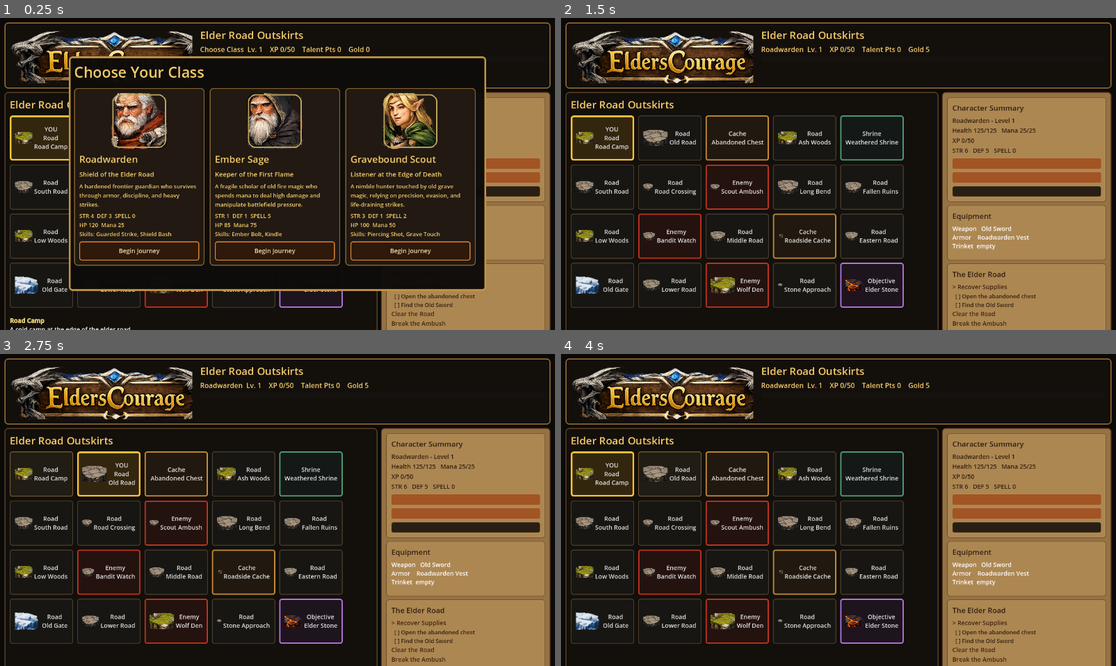
Above: before the commit, frames 1-4 (two rows, left to right).
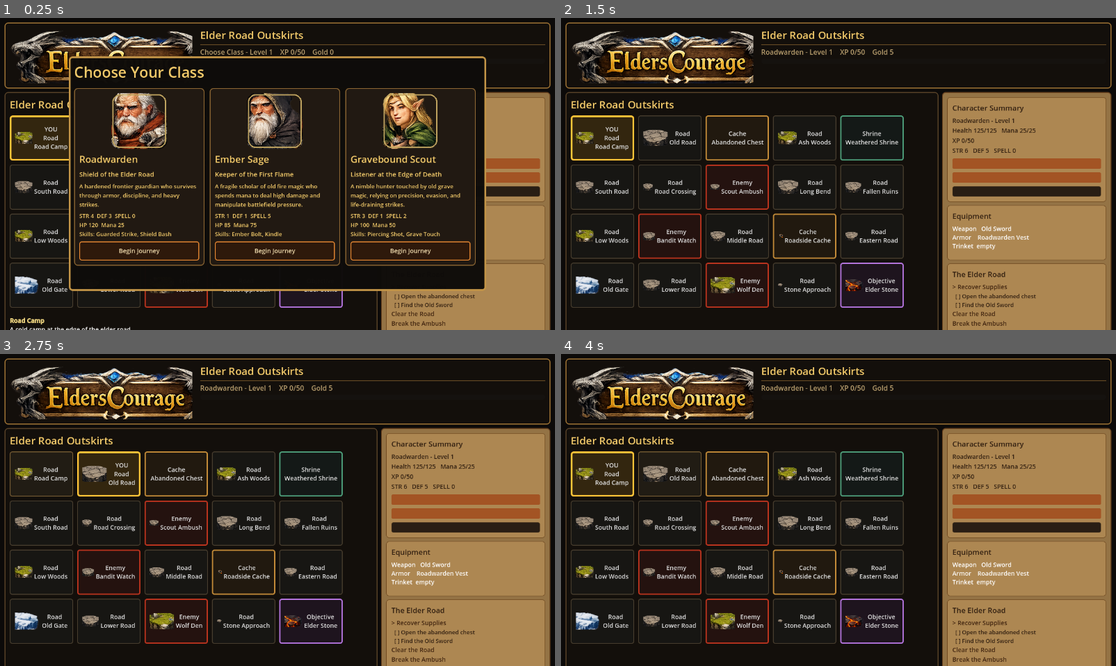
Above: after the commit, the same moments.

Repository: dshills/EldersCourage
Game: Godot game, scene res://scenes/phase3/ElderRoadOutskirts.tscn
Two runs of this game, one before a commit and one after it. Both use one fixed random seed, a clock stepped at 60 frames per second and the inputs below.
Inputs:
- Up to frame 1 (0.25 s): no input
- Up to frame 2 (1.5 s): click "Begin Journey" at 0.5 s; click "YOU Road Road Camp" at 1.25 s
- Up to frame 3 (2.75 s): click "Road Old Road" at 2 s
- Up to frame 4 (4 s): click "Road Road Camp" at 2.75 s; click "Cache Abandoned Chest" at 3.5 s

The runs differ from the first frame. In frame 1, 0.5% of the frame differs, in the area x 36-99%, y 8-12%; in frame 2, 0.5%; in frame 3, 0.5%; in frame 4, 0.5%.

Commit message:
Polish phase 7 header layout

Diff:
--- a/game/scripts/phase3/elder_road_outskirts.gd
+++ b/game/scripts/phase3/elder_road_outskirts.gd
@@ -144,8 +144,13 @@
 	header_zone_label = _gold_label("")
 	header_zone_label.add_theme_font_size_override("font_size", UITheme.FONT_HEADER)
 	stack.add_child(header_zone_label)
+	var divider := ColorRect.new()
+	divider.color = Color(0.58, 0.43, 0.20, 0.65)
+	divider.custom_minimum_size = Vector2(0, 2)
+	stack.add_child(divider)
 	header_meta_label = _gold_label("")
 	header_meta_label.add_theme_font_size_override("font_size", 16)
+	header_meta_label.add_theme_color_override("font_color", UITheme.color("text_secondary"))
 	stack.add_child(header_meta_label)
 	header_xp_bar = ProgressBar.new()
 	header_xp_bar.custom_minimum_size = Vector2(360, 12)
@@ -419,12 +424,11 @@
 func _refresh_header() -> void:
 	var vm: Dictionary = UIViewModels.get_header_view_model(state)
 	header_zone_label.text = str(vm.get("zone", "Elder Road Outskirts"))
-	header_meta_label.text = "%s  Lv. %d    XP %d/%d    Talent Pts %d    Gold %d" % [
+	header_meta_label.text = "%s - Level %d    XP %d/%d    Gold %d" % [
 		vm.get("className", "Choose Class"),
 		int(vm.get("level", 1)),
 		int(vm.get("xp", 0)),
 		int(vm.get("xpToNextLevel", 50)),
-		int(vm.get("talentPoints", 0)),
 		int(vm.get("gold", 0)),
 	]
 	header_xp_bar.max_value = float(maxi(1, int(vm.get("xpToNextLevel", 50))))
